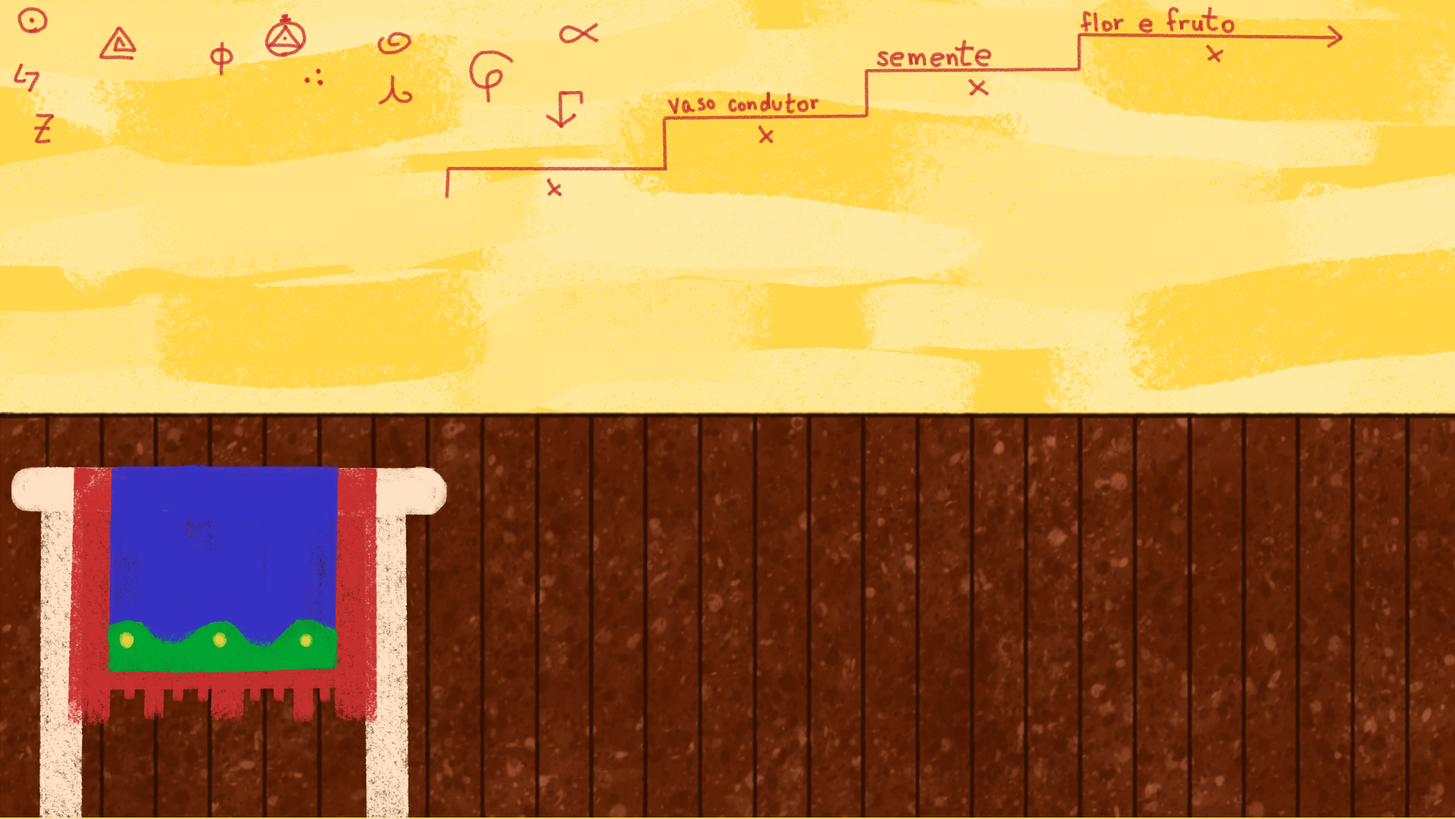
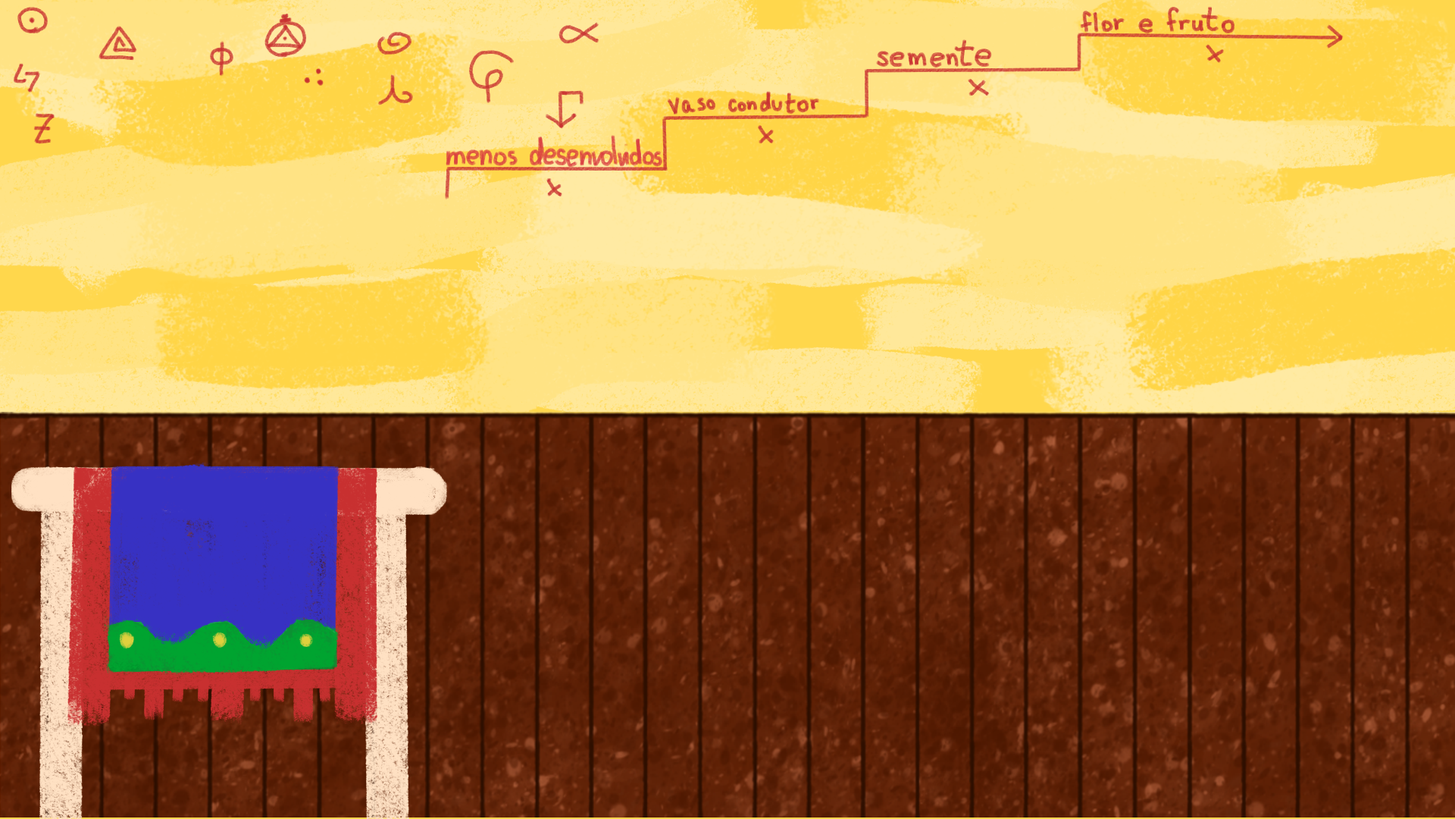
The second (1455, 819) image is a revision of the first. Changes to its layers:
painted on "Pintar camada 2" over [445, 134, 663, 168]
painted on "Pintar camada 1" over [445, 134, 663, 168]
painted on "Pintar camada 2 (colado)" (3rd of 3) over [445, 134, 663, 168]
